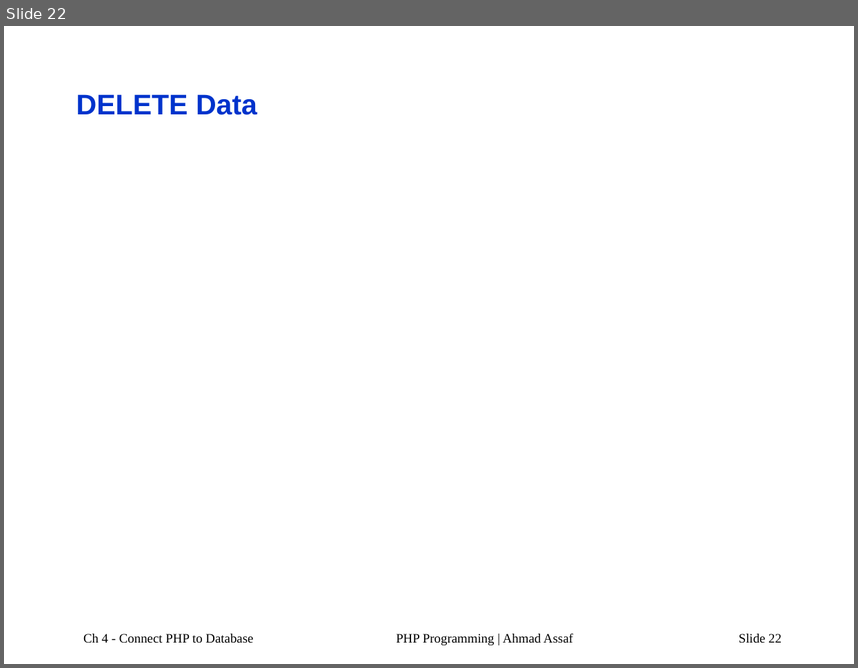
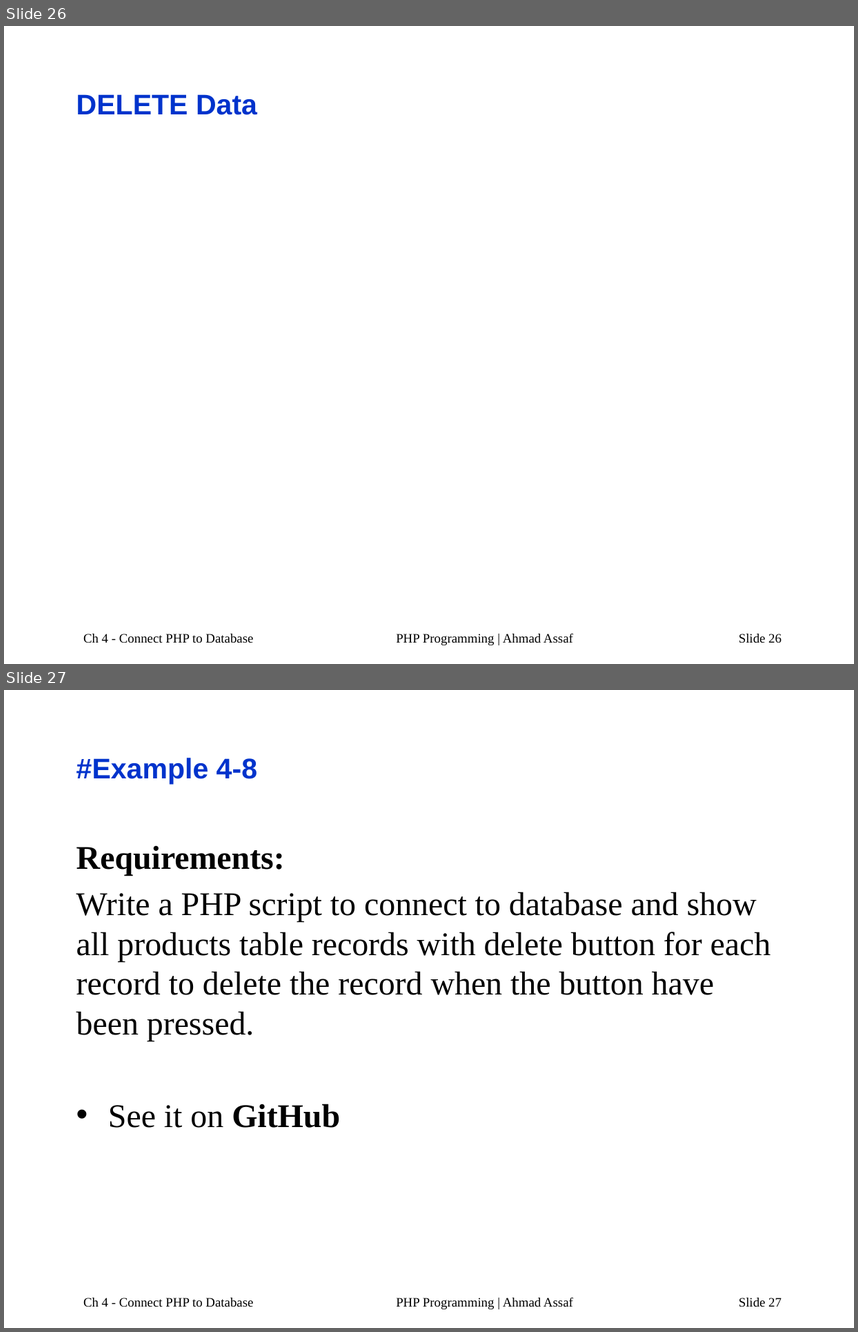
Before and after one commit to AhmadAssafCode/PHP2211, a slide deck: others/PHP-Ch4a.pptx. Shown one above the other, each under a label of ours: slide 22 before the commit, slides 26 and 27 after it. The pictures are 858x668 and 858x1332 pixels, drawn with LibreOffice and Linux fonts; fonts in the diff are those of the drawing. Boxes give left, top, right and bottom in pixels: in the first picture for what was removed or moved away, otherwise in the second. Text is boxed around its words. In the diff, an @@ line names an element or a change of style, - is before the commit and + after.

```diff
--- a/others/PHP-Ch4a.pptx
+++ b/others/PHP-Ch4a.pptx
@@ slide 27 added at bbox=[4, 690, 854, 1328], background #FFFFFF @@
@@ title added at bbox=[76, 758, 257, 784], 24 pt, text #0033CC, bold @@
+#Example 4-8
@@ text added at bbox=[76, 845, 771, 1127], 28 pt, text #000000 @@
+Requirements:
+Write a PHP script to connect to database and show all products table records with delete button for each record to delete the record when the button have been pressed.
+• See it on GitHub
@@ text added at bbox=[83, 1297, 253, 1307], 11 pt, text #000000 @@
+Ch 4 - Connect PHP to Database
@@ text added at bbox=[396, 1297, 573, 1309], 11 pt, text #000000 @@
+PHP Programming | Ahmad Assaf
@@ page number added at bbox=[739, 1297, 782, 1307], 11 pt, text #000000 @@
+Slide 27
@@ what was slide 22 is now slide 26 @@
@@ page number at bbox=[739, 633, 782, 643]: text changed @@
-Slide 22
+Slide 26
```
Also in this commit, not shown: 8 slides changed, 6 other slides added, 2 other files.
